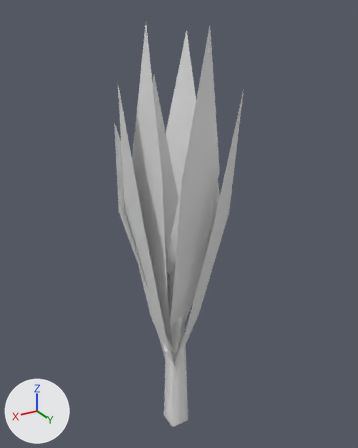
A saved change to the Blender file VR Project/Assets/Props/Plants/Plant1.blend.
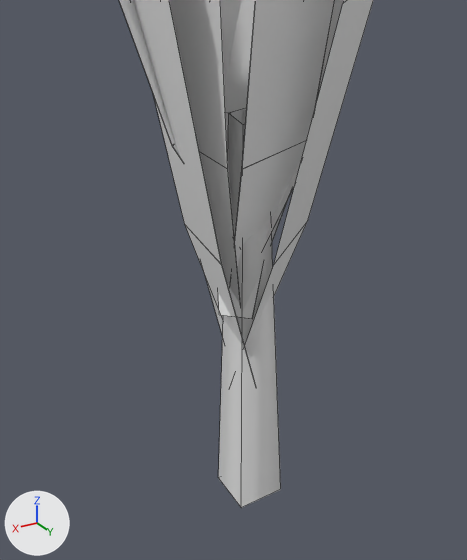
Old and new are each drawn whole from a 50 mm camera at (0.373, 0.633, 0.613) aimed at (-0.017, -0.016, 0.289) and again close up on the part from 22% to 73% of the width and 51% to 100% of the height. Arrows for +X, +Y and +Z are at lower left; the lights stay in place. The close-ups show mesh edges as thin lines.

The scene before the commit, as lines of its bpy script (objects in view):
```python
me_plane_008 = bpy.data.meshes.new('Plane.008')
me_plane_008.from_pydata(...)  # 120 vertices, 52 faces; spans x -1.33..1.27, y -0.66..0.67, z -0.73..0.24
me_plane_008.polygons.foreach_set('use_smooth', [True] * 52)
me_plane_008.materials.append(mat_material_001)  # its picture is missing
ob_plant1 = bpy.data.objects.new('Plant1', me_plane_008)
ob_plant1.location = (-0.001, -0.0442, 0.2526)
ob_plant1.rotation_euler = (-3.374, -1.524, -1.395)  # degrees (-193, -87, -80)
ob_plant1.scale = (0.274, 0.122, 0.18)
```
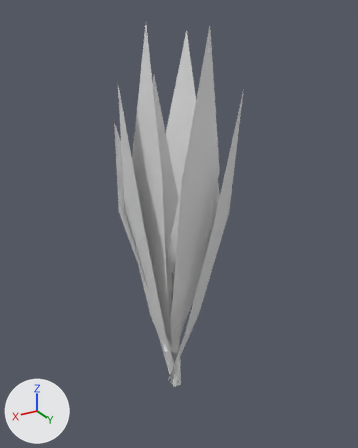
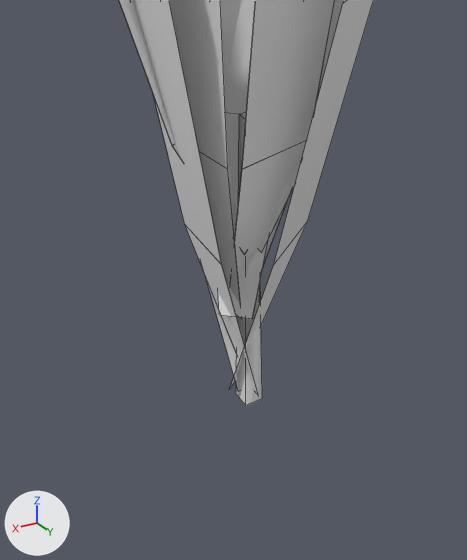
The newer file is also turned or shifted as a whole; pictures and numbers use the older file's frame.

Location of each change, (x1, y1, x2, y2) in pixels of the close-ups (467 x 560 px; the box of a moved part takes in the faces that stretch with it):
'Plant1', reshaped
    before: (119, 0, 373, 508)
    after: (119, 0, 373, 405)
part 1 of me_plane_008, moved or reshaped
    before: (218, 108, 281, 508)
    after: (236, 112, 262, 405)

What changed in the scene script:
```text
Change me_plane_008:
    where me_plane_008.from_pydata(...)  # 120 vertices, 52 faces; spans x -1.33..1.27, y -0.66..0.67, z -0.73..0.24
    used by ob_plant1; location = (-0.001, -0.0442, 0.2526); rotation_euler = (-3.374, -1.524, -1.395), in degrees (-193, -87, -80); scale = (0.274, 0.122, 0.18)
    me_plane_008 part 1
    me_plane_008.vertices[7].co: (-1.32, 0.11, -0.05) -> (-1.02, 0.04, -0.13)
    me_plane_008.vertices[8].co: (-0.17, 0.08, -0.18) -> (-0.17, 0.04, -0.21)
    me_plane_008.vertices[9].co: (-1.33, 0.13, -0.24) -> (-1.02, 0.05, -0.21)  # pixel (280, 489) -> pixel (262, 398)
    me_plane_008.vertices[10].co: (-0.17, 0.09, -0.28) -> (-0.17, 0.05, -0.26)
    me_plane_008.vertices[11].co: (-1.32, -0.17, -0.06) -> (-1.02, -0.07, -0.14)  # pixel (218, 477) -> pixel (236, 394)
    me_plane_008.vertices[12].co: (-0.16, -0.07, -0.19) -> (-0.17, -0.03, -0.21)  # pixel (228, 113) -> pixel (239, 114)
    me_plane_008.vertices[13].co: (-1.33, -0.15, -0.25) -> (-1.02, -0.07, -0.22)  # pixel (241, 507) -> pixel (245, 405)
    me_plane_008.vertices[14].co: (-0.17, -0.06, -0.29) -> (-0.17, -0.03, -0.26)  # pixel (243, 124) -> pixel (245, 119)
```
